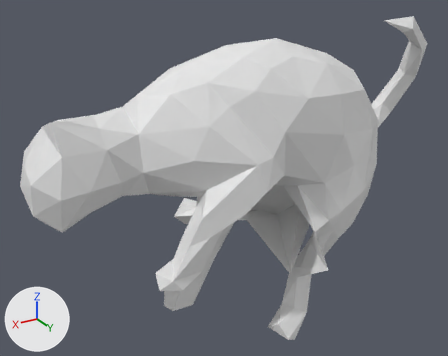
An edit to the OBJ model mesh_cnn/datasets/random_walks/T448.obj, drawn before and after from the same camera.
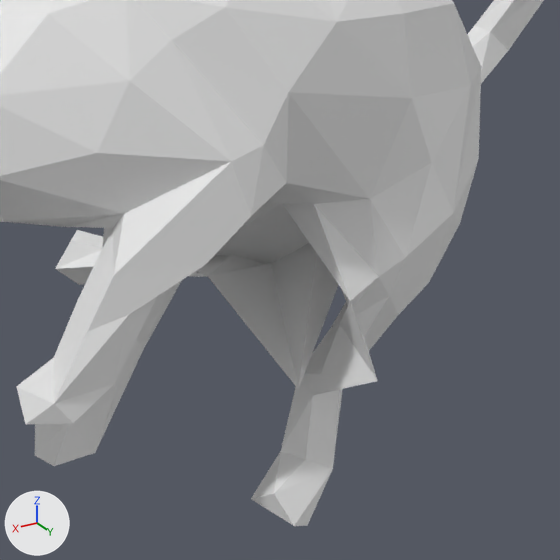
There are two pictures of each version: one whole from a 50 mm camera at (1.103, 1.642, 0.778) aimed at (0.06, -0.098, -0.092), one close up on the part from 33% to 93% of the width and 25% to 100% of the height. Arrows for +X, +Y and +Z are at lower left; the lights stay in place. Where no turn or scale is listed for an object, it has been applied to the vertices.

Objects in the first close-up: 'T448'.
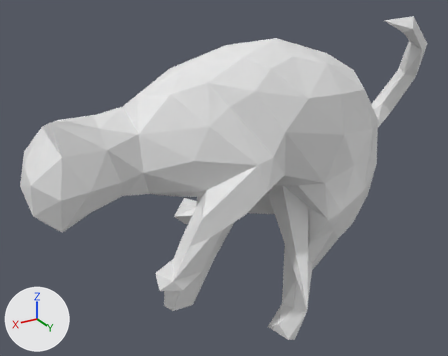
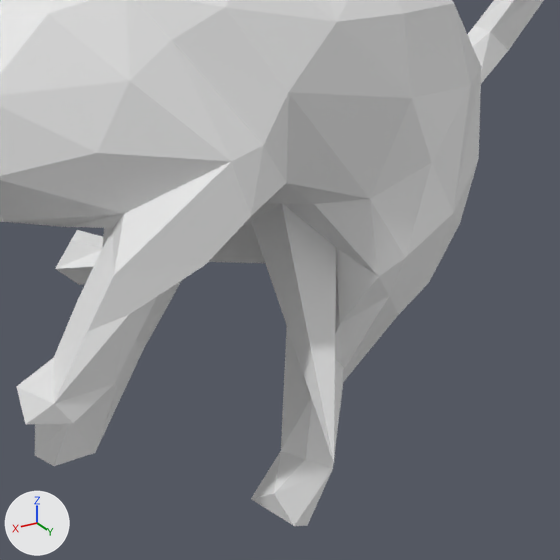
Pixel boxes [x1, y1, x2, y2] of what changed, in the close-ups (560 x 560 px; the box of a moved part takes in the faces that stretch with it):
part 1 of me_t448, moved or reshaped
    before: [189, 203, 379, 449]
    after: [252, 203, 379, 462]

The edits, one by one:
me_t448 has 252 vertices, 500 faces and spans x -0.86..0.76, y -0.47..0.36, z -0.56..0.43.
me_t448 is used by ob_t448; location (0.0, 0.0, 0.0).
Part 1, on me_t448:
Vertex 157 of me_t448 moves from (-0.05, 0.36, -0.27) at pixel (377, 381) to (-0.24, -0.15, -0.11).
Vertex 158 of me_t448 moves from (-0.05, 0.28, -0.16) at pixel (350, 301) to (-0.11, 0.17, -0.13) at pixel (336, 247).
Vertex 161 of me_t448 moves from (-0.07, 0.14, -0.37) to (-0.17, -0.03, -0.31).
Vertex 170 of me_t448 moves from (-0.15, 0.08, -0.16) to (0.04, 0.38, -0.37) at pixel (333, 463).
Vertex 177 of me_t448 moves from (-0.01, -0.04, -0.25) at pixel (207, 276) to (-0.23, -0.12, -0.18).
Vertex 181 of me_t448 moves from (-0.48, -0.28, 0.04) to (-0.23, 0.02, -0.25).
Vertex 193 of me_t448 moves from (-0.01, 0.21, -0.35) at pixel (298, 389) to (-0.38, -0.11, -0.05).
